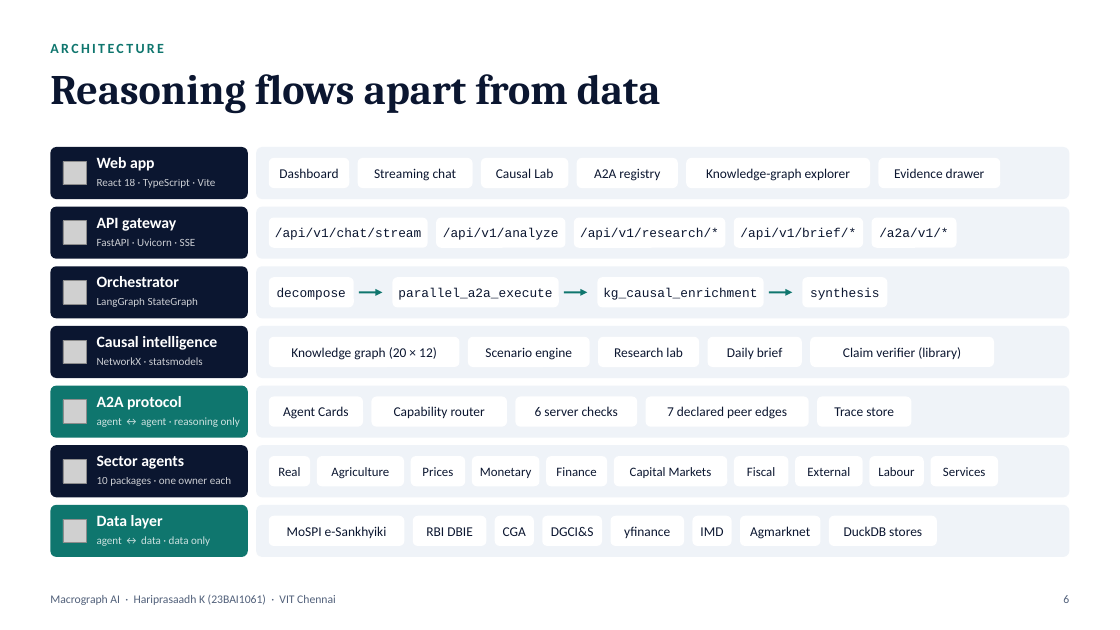
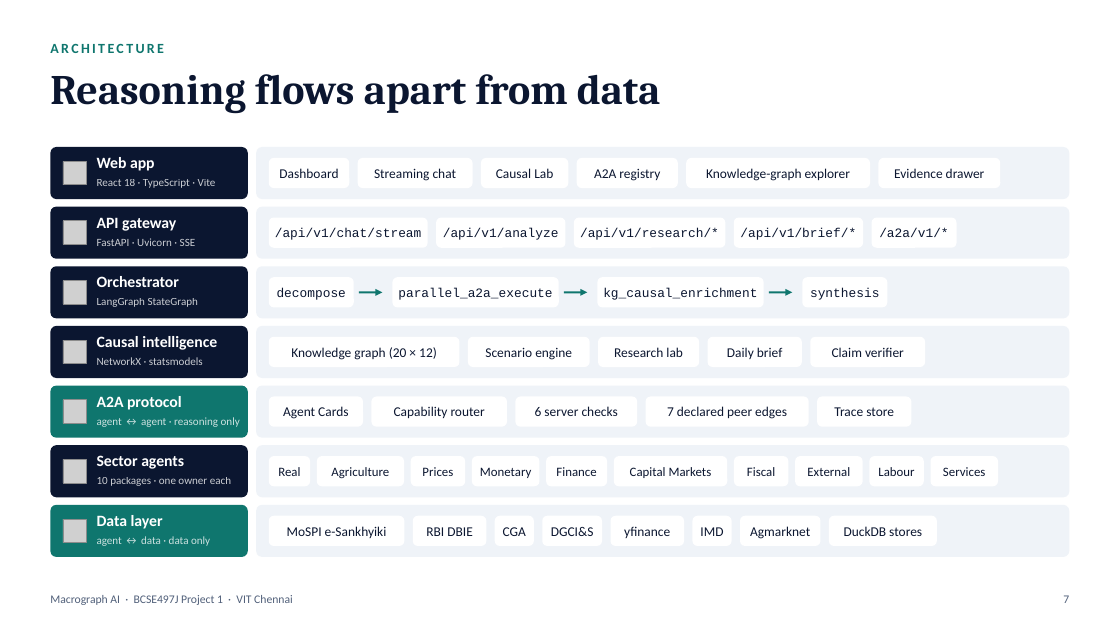
Before and after one commit to Hariprasaadh/macrograph-ai, a slide deck: slide 7 of docs/detailed/Macrograph_AI_Presentation.pptx (slide 6 before the commit). Drawn at 1120x630 pixels with LibreOffice and Linux fonts; fonts in the diff are those of the drawing; grey boxes stand for pictures. Boxes give left, top, right and bottom in pixels: in the first picture for what was removed or moved away, otherwise in the second. Text is boxed around its words. In the diff, an @@ line names an element or a change of style, - is before the commit and + after.

```diff
--- a/docs/detailed/Macrograph_AI_Presentation.pptx
+++ b/docs/detailed/Macrograph_AI_Presentation.pptx
@@ rounded rectangle: place and size @@
-rounded rectangle at (811,337,995,367)
+rounded rectangle at (811,337,926,367)
@@ text at (832,347,904,357): text changed @@
-Claim verifier (library)
+Claim verifier
@@ text at (50,595,293,605): text changed @@
-Macrograph AI · Hariprasaadh K (23BAI1061) · VIT Chennai
+Macrograph AI · BCSE497J Project 1 · VIT Chennai
@@ page number at (1063,595,1069,603): text changed @@
-6
+7
```
Also in this commit, not shown: 13 other slides changed, 6 slides added, 1 slide removed, 3 other files.
